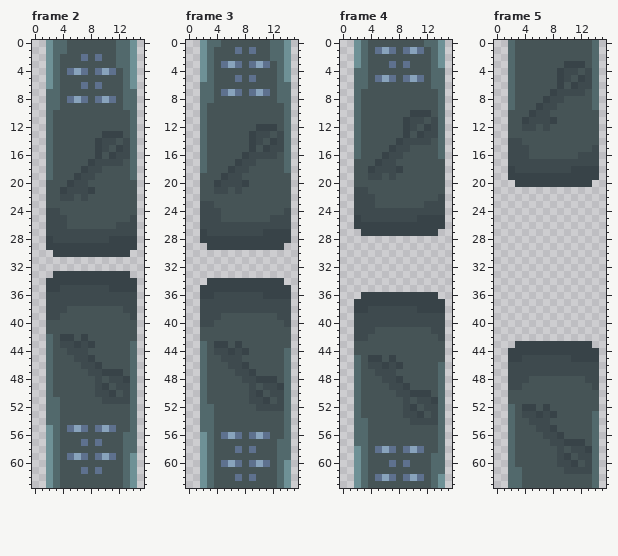
A pixel-art file gets an edit: assets/big-door.aseprite. Above: the version before the commit.
16x64 pixels, 7 frames. Shown: frame 2, frame 3, frame 4, frame 5. The commit also changed other frames, which this record leaves out.
The same view after the edit:
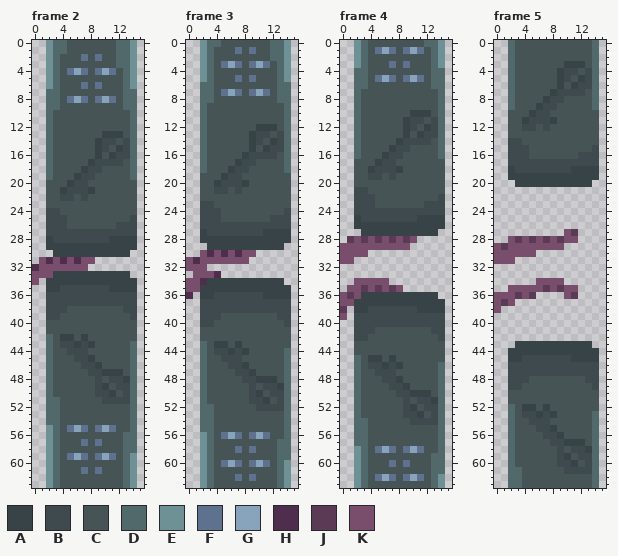
Palette (. is transparent): A #384348  B #3e4a4e  C #465456  D #52696c  E #6e9196  F #5e718e  G #88a3bc  H #4f2d4d  J #5b3a56  K #794e6d
Change:
Frame 2:
y 31: x 1..8 ........ -> KHKHKHKK
y 32: x 0..7 ........ -> HKKKKKKK
y 33: x 0..2 ... -> KKK
y 34: x 0 . -> K
Frame 3:
y 30: x 2..9 ........ -> KHKHKHKK
y 31: x 0..8 ......... -> KHKKKKKKK
y 32: x 0..2 ... -> KKK
y 33: x 1..4 .... -> KKKH
y 34: x 0..2 ... -> KKH
y 35: x 0..1 .. -> KK
y 36: x 0 . -> H
Frame 4:
y 28: x 1..10 .......... -> JKJKJKJKJK
y 29: x 0..9 .......... -> KKKKKKKKKK
y 30: x 0..3 .... -> KKKK
y 31: x 0..1 .. -> KK
y 34: x 2..6 ..... -> KKKKK
y 35: x 1..8 ........ -> KKJKJKJK
y 36: x 0..2 ... -> KJK
y 37: x 0..1 .. -> KK
y 38: x 0 . -> J
y 39: x 0 . -> K
Frame 5:
y 27: x 10..11 .. -> KJ
y 28: x 2..11 .......... -> KJKJKJKJKK
y 29: x 0..9 .......... -> KJKKKKKKKK
y 30: x 0..5 ...... -> KKKKKK
y 31: x 0..2 ... -> KKK
y 34: x 6..9 .... -> KKKK
y 35: x 2..11 .......... -> KKKKKJKJKK
y 36: x 0..5 ...... -> KKKJKJ; x 10..11 .. -> KJ
y 37: x 0..2 ... -> KJK
y 38: x 0 . -> K
